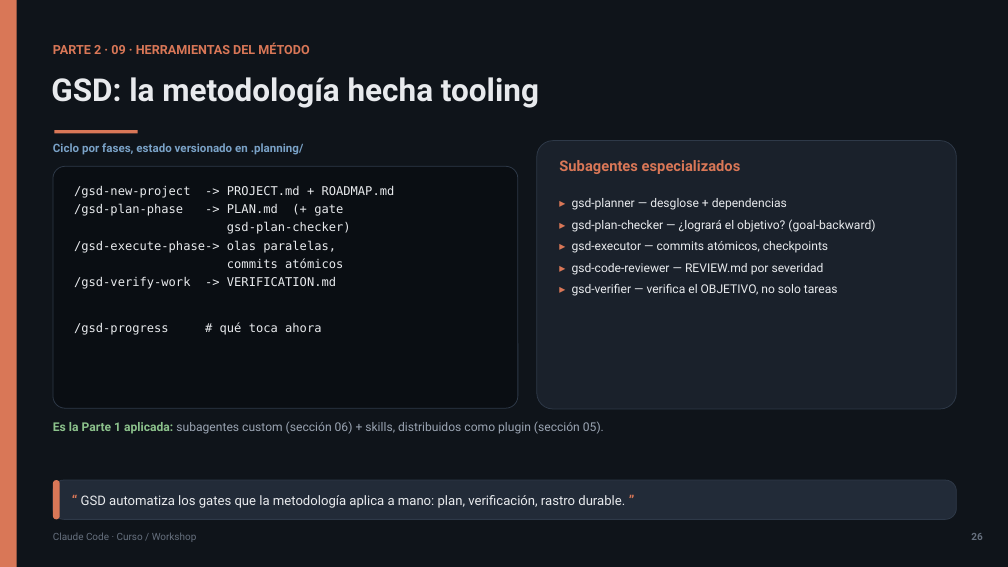
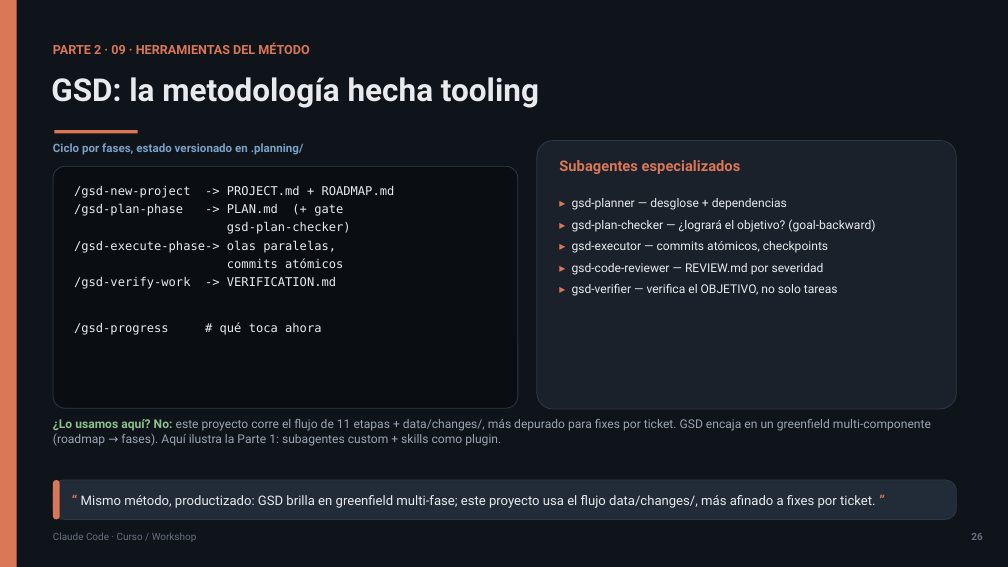
Before and after one commit to olonok69/claude_code_ml_engineer, a slide deck: slide 26 of presentacion/Claude_Code_Presentacion.pptx. Drawn at 1008x567 pixels with LibreOffice and Linux fonts; fonts in the diff are those of the drawing. Boxes give left, top, right and bottom in pixels: in the first picture for what was removed or moved away, otherwise in the second. Text is boxed around its words. In the diff, an @@ line names an element or a change of style, - is before the commit and + after.

```diff
--- a/presentacion/Claude_Code_Presentacion.pptx
+++ b/presentacion/Claude_Code_Presentacion.pptx
@@ text at [53,419,931,446]: text changed @@
-Es la Parte 1 aplicada: subagentes custom (sección 06) + skills, distribuidos como plugin (sección 05).
+¿Lo usamos aquí? No: este proyecto corre el flujo de 11 etapas + data/changes/, más depurado para fixes por ticket. GSD encaja en un greenfield multi-componente (roadmap → fases). Aquí ilustra la Parte 1: subagentes custom + skills como plugin.
@@ text at [81,495,876,508]: text changed @@
-“ GSD automatiza los gates que la metodología aplica a mano: plan, verificación, rastro durable. ”
+“ Mismo método, productizado: GSD brilla en greenfield multi-fase; este proyecto usa el flujo data/changes/, más afinado a fixes por ticket. ”
```
Also in this commit, not shown: 3 other slides changed, 9 other files.
